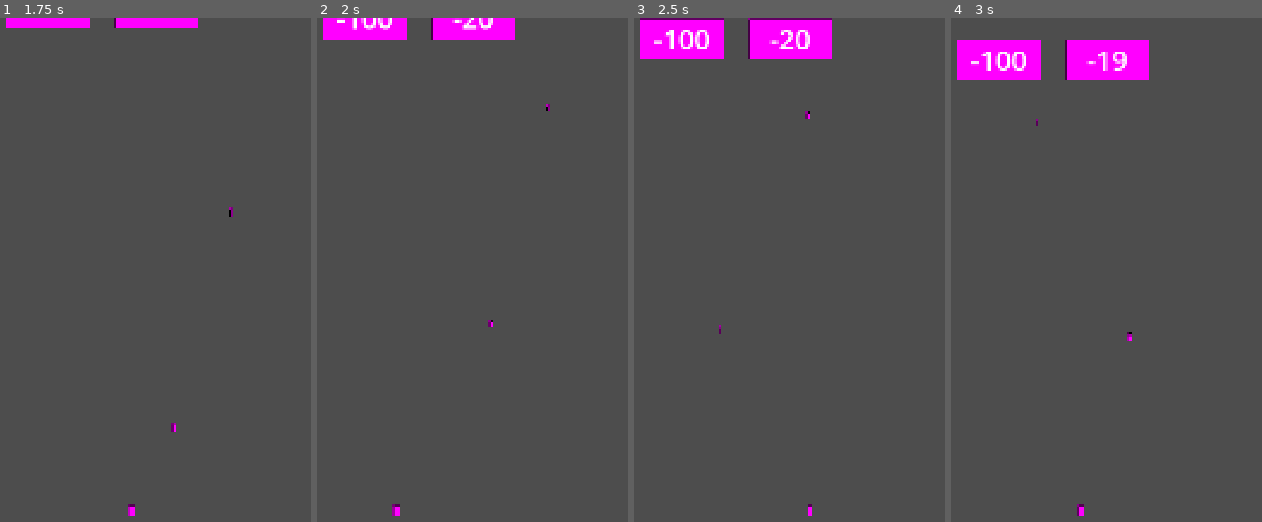
Above: before the commit, frames 1-4 (left to right).
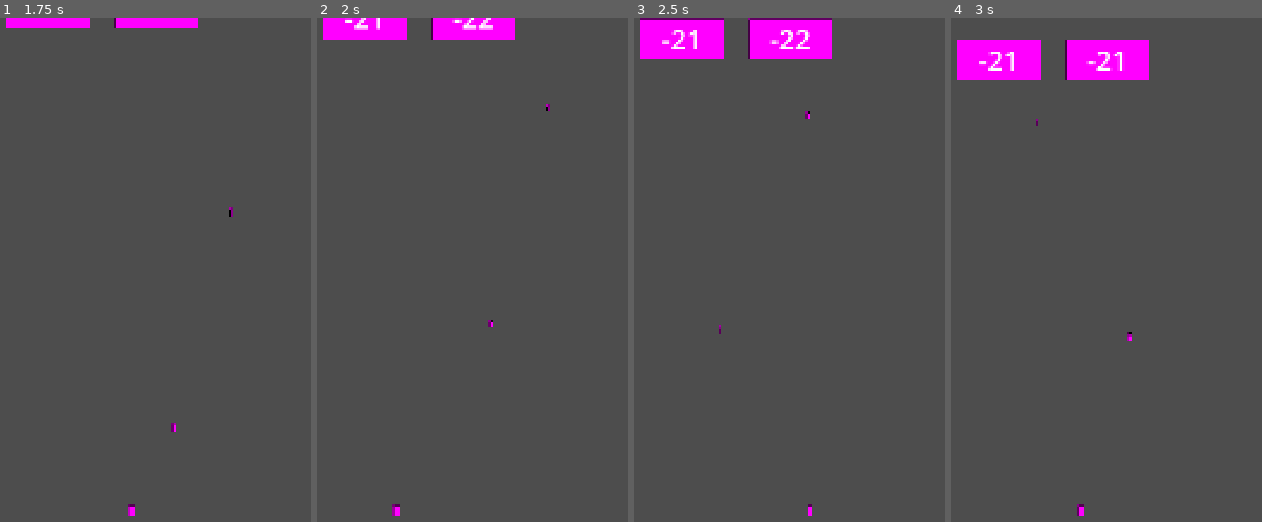
Above: after the commit, the same moments.

Repository: aidan-protheroe/CrowdClone
Game: Godot game, scene res://scenes/world.tscn
Two runs of this game, one before a commit and one after it. Both use one fixed random seed, a clock stepped at 60 frames per second and the inputs below. The project has no main scene, so this scene is started directly.
Inputs (mouse positions are in pixels of both pictures, inside the frame that each line leads up to):
- Up to frame 1 (1.75 s): tap Enter at 0.5 s; move the mouse to (264, 375) at 0.52 s; tap Space at 1.25 s; move the mouse to (74, 456) at 1.27 s
- Up to frame 2 (2 s): no input
- Up to frame 3 (2.5 s): move the mouse to (842, 239) at 2.02 s
- Up to frame 4 (3 s): move the mouse to (outside the picture) at 2.77 s

Frame 1 is identical in both runs. In frame 2, 0.3% of the frame differs, in the area x 6-57%, y 0-3%; in frame 3, 0.5%; in frame 4, 0.7%, in the area x 6-57%, y 6-11%.

Commit message:
clean up, basic difficulty scaling

Diff:
--- a/scripts/barrier.gd
+++ b/scripts/barrier.gd
@@ -8,7 +8,7 @@
 
 func _ready() -> void:
 	# called when the node enters the scene tree for the first time
-	pass
+	health_label.text = str(health)
 
 func _process(delta: float) -> void:
 	# called every frame. delta is time since last frame
--- a/scripts/entity_group.gd
+++ b/scripts/entity_group.gd
@@ -1,6 +1,8 @@
 class_name EntityGroup extends Node2D
 # class that currently acts as the player controller, manages a group of individual entities
 
+# signals
+signal on_barrier_smashed
 # variables
 #  @export
 @export var starting_entities: int = 1
@@ -26,7 +28,7 @@
 
 func _ready() -> void:
 	# called when the node enters the scene tree for the first time
-	update_entities(starting_entities)
+	_update_entities(starting_entities)
 
 func _process(delta: float) -> void:
 	# called every frame. delta is time since last frame
@@ -67,38 +69,38 @@
 		var barrier: Barrier = area.get_parent()
 		var barrier_health: int = barrier.health
 		barrier.queue_free()
-		update_entities(barrier_health)
+		_update_entities(barrier_health)
 
-func update_entities(amount: int) -> void:
+func _update_entities(amount: int) -> void:
 	# base method for adding or removing entities, given a positive or negative amount
 	if amount == 0:
 		return
 	elif amount > 0:
-		add_entities(amount)
+		on_barrier_smashed.emit()
+		_add_entities(amount)
 	elif amount < 0:
-		remove_entities(-amount)
+		_remove_entities(-amount)
 
-	call_deferred("place_entities")
+	_place_entities()
 
-func add_entities(amount: int) -> void:
+func _add_entities(amount: int) -> void:
 	# adds the given amount of entities to the group
 	for _i in range(amount):
 		var entity: Entity = entity_scene.instantiate()
 		entities.append(entity)
 		call_deferred("add_child", entity)
 
-func remove_entities(amount: int) -> void:
+func _remove_entities(amount: int) -> void:
 	# removes the given amount of entities from the group
 	for _i in range(amount):
 		var entity: Entity = entities.pop_back()
 		entity.queue_free()
 		entities.erase(entity)
 
-func place_entities() -> void:
+func _place_entities() -> void:
 	# places the entities in a properly sized grid after the amount of entities has changed, using a tween for smooth movement
-	var x: int = 0
-	var y: int = 0
 
+	# math magic
 	var sqroot: float = sqrt(entities.size())
 	var cols: int = ceil(sqroot)
 	var rows: int = ceil((float)(entities.size()) / cols)
@@ -107,11 +109,8 @@
 
 	for row in range(rows):
 		for col in range(cols):
-			var pos: Vector2 = Vector2(group_size.x / rows * x, group_size.y / cols * y)
+			var pos: Vector2 = Vector2(group_size.x / rows * row, group_size.y / cols * col)
 			positions.append(pos)
-			x += 1
-		x = 0
-		y += 1
 
 	var tween: Tween = create_tween()
 
--- a/scripts/world.gd
+++ b/scripts/world.gd
@@ -13,15 +13,16 @@
 #  stats
 #   barriers
 var barrier_speed: float = 100.0
-var barrier_health_range: Array[int] = [-25, -10]
+var barrier_health_range: Array[int] = [-25, -15]
 #  data
 #   barriers
 var barrier_x_positions: Array[float] = [1080.0 / 3.0 - 100, 1080.0 / 3.0 * 2.0 - 200, 1080.0 - 300] # make this less messy
 var barrier_spawn_time_options: Vector2i = Vector2i(5, 10)
+var smashed_barriers: int = 0
 
 func _ready() -> void:
 	# called when the node enters the scene tree for the first time
-	pass
+	player_group.on_barrier_smashed.connect(_increase_barrier_health_range)
 
 func _process(_delta: float) -> void:
 	# called every frame. delta is time since last frame
@@ -46,5 +47,10 @@
 	barrier_spawn_timer.wait_time = randi_range(barrier_spawn_time_options.x, barrier_spawn_time_options.y)
 	barrier_spawn_timer.start()
 
+func _increase_barrier_health_range() -> void:
+	# increases the barrier health range, very simple difficulty scaling rn
+	smashed_barriers += 1
+	barrier_health_range[0] -= smashed_barriers * 200
+	barrier_health_range[1] -= smashed_barriers * 100
 
 # each time the player succesfully absorbs a barrier, increase the barrier health range
Not shown, added: .VSCodeCounter/2025-11-09_00-07-59/diff.csv
Not shown, added: .VSCodeCounter/2025-11-09_00-07-59/diff.txt
Not shown, added: .VSCodeCounter/2025-11-09_00-07-59/results.csv
Not shown, added: .VSCodeCounter/2025-11-09_00-07-59/results.json
Not shown, added: .VSCodeCounter/2025-11-09_00-07-59/results.txt
Not shown, added: .VSCodeCounter/2025-11-09_00-07-59/details.md
Not shown, added: .VSCodeCounter/2025-11-09_00-07-59/diff-details.md
Not shown, added: .VSCodeCounter/2025-11-09_00-07-59/diff.md
Not shown, added: .VSCodeCounter/2025-11-09_00-07-59/results.md
